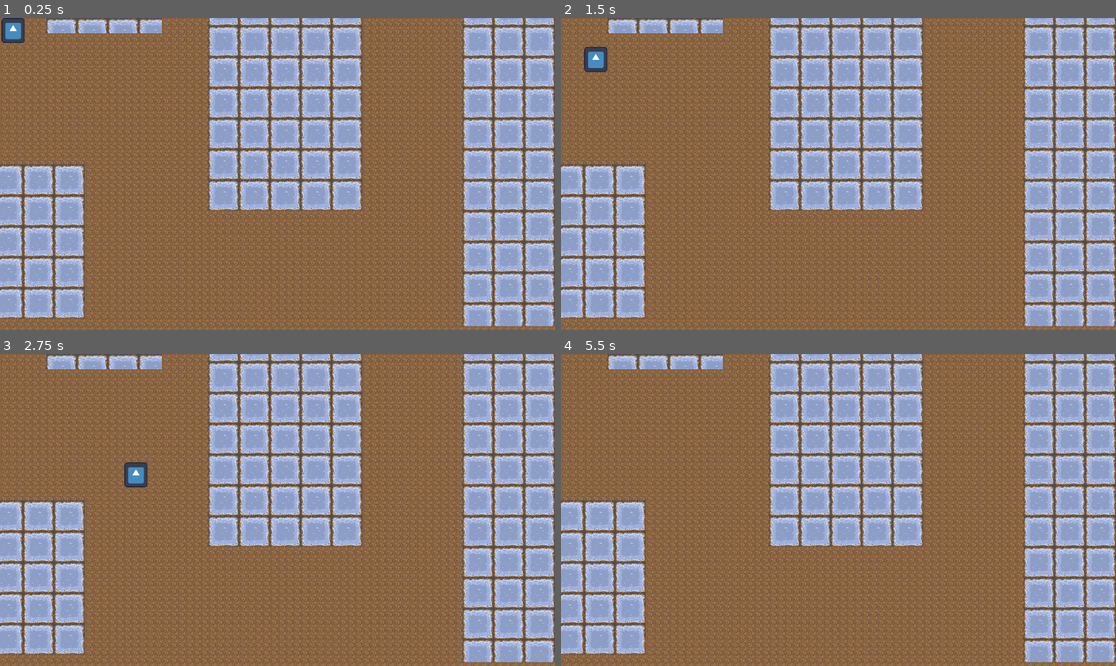
Above: before the commit, frames 1-4 (two rows, left to right).
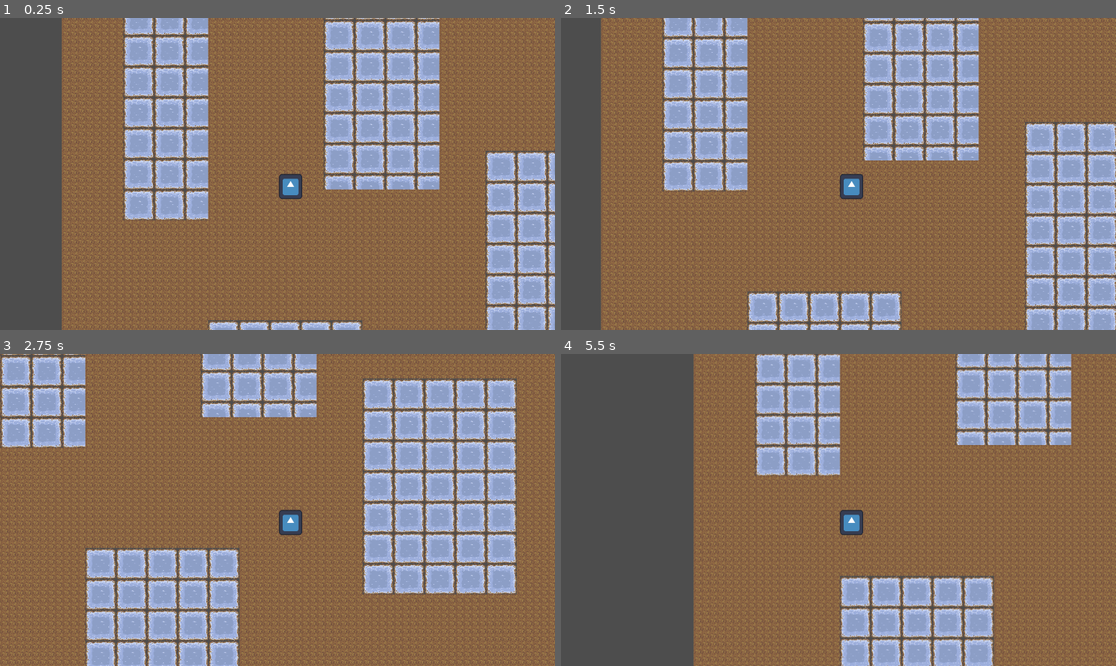
Above: after the commit, the same moments.

Repository: AlexGarciaPrada/Zelda-like-Game
Game: Godot game, scene res://PruebaFísicas.tscn
The game is run twice, just before and just after one commit, with the same random seed, the same clock (stepped at 60 frames per second) and the same inputs. The engine's default icon, where the game draws it, is replaced by a stand-in: a white triangle on a blue panel in a dark square.
Inputs:
- Up to frame 1 (0.25 s): no input
- Up to frame 2 (1.5 s): tap Enter at 0.5 s; hold Right (ui_right) 0.53-1.28 s; hold Ctrl 0.53-1.28 s; tap Space at 1.25 s; hold Down (ui_down) from 1.28 s (still down); tap Ctrl at 1.35 s
- Up to frame 3 (2.75 s): release Down (ui_down) at 2.03 s; hold Right (ui_right) from 2.03 s (still down); hold Ctrl from 2.03 s (still down)
- Up to frame 4 (5.5 s): release Right (ui_right) at 2.78 s; release Ctrl at 2.78 s; hold Up (ui_up) 2.78-3.53 s; tap Ctrl at 2.85, 4.35 s; hold Ctrl 3.53-4.28 s; hold Left (ui_left) 3.53-5.03 s; hold Down (ui_down) from 5.03 s (still down); hold Ctrl from 5.03 s (still down)

The runs differ from the first frame. In frame 1, 65% of the frame differs, in the area x 0-100%, y 0-100%; in frame 2, 57%; in frame 3, 68%; in frame 4, 69%.

Commit message:
no se ni lo que es

Diff:
--- a/PruebaFísicas.tscn
+++ b/PruebaFísicas.tscn
@@ -548,6 +548,9 @@
 top_level = true
 position = Vector2(14, 40)
 
+[node name="Camera2D" type="Camera2D" parent="SpaceShip"]
+position = Vector2(-14, -40)
+
 [node name="TileMap" type="TileMap" parent="."]
 tile_set = SubResource("TileSet_kopyf")
 format = 2
--- a/SpaceShip.gd
+++ b/SpaceShip.gd
@@ -18,8 +18,8 @@
 	else:
 		velocity.x = move_toward(velocity.x, 0, SPEED)
 		velocity.y = move_toward(velocity.y,0,SPEED)
-
+#	_run()
 	move_and_slide()
 func _run():
-	if KEY_CTRL :
-		velocity = velocity*1.5
+	if Input.is_key_pressed(KEY_CTRL) :
+		velocity = velocity*3
